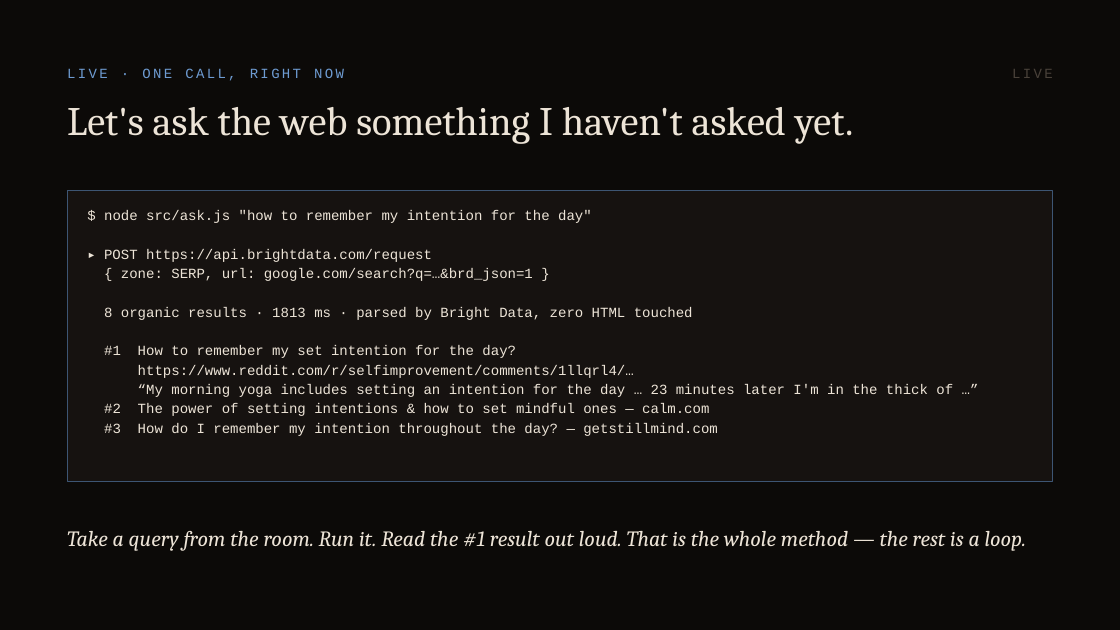
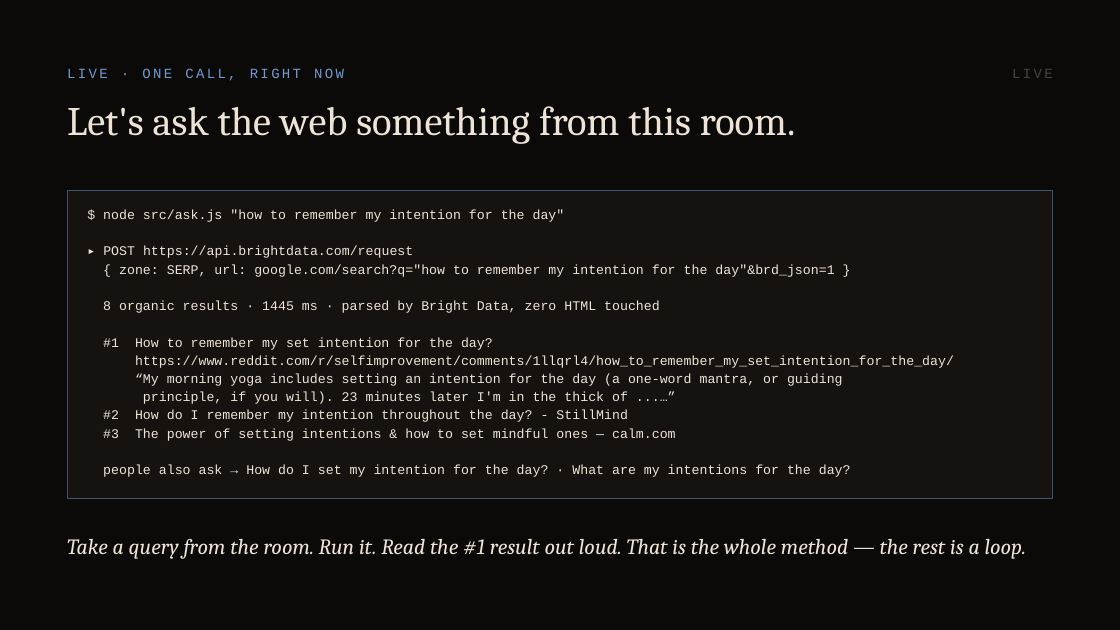
Before and after one commit to kewinzaq1/first-breath, a slide deck: slide 8 of docs/first-breath-how-it-works.pptx. Drawn at 1120x630 pixels with LibreOffice and Linux fonts; fonts in the diff are those of the drawing. Boxes give left, top, right and bottom in pixels: in the first picture for what was removed or moved away, otherwise in the second. Text is boxed around its words. In the diff, an @@ line names an element or a change of style, - is before the commit and + after.

```diff
--- a/docs/first-breath-how-it-works.pptx
+++ b/docs/first-breath-how-it-works.pptx
@@ text at box(67, 106, 795, 144): text changed @@
-Let's ask the web something I haven't asked yet.
+Let's ask the web something from this room.
@@ rectangle: place and size @@
-rectangle at box(67, 190, 1053, 482)
+rectangle at box(67, 190, 1053, 498)
@@ text at box(103, 209, 565, 350): size 9 to 8.5 pt in "$ node src/ask.js "how to remember my ...", "▸ POST https://api.brightdata.com/request", "#1 How to remember my set intention ..." @@
@@ text at box(103, 264, 834, 313): text changed; size 9 to 8.5 pt @@
-{ zone: SERP, url: google.com/search?q=…&brd_json=1 }
-8 organic results · 1813 ms · parsed by Bright Data, zero HTML touched
+{ zone: SERP, url: google.com/search?q="how to remember my intention for the day"&brd_json=1 }
+8 organic results · 1445 ms · parsed by Bright Data, zero HTML touched
@@ text at box(103, 355, 954, 477): text changed; size 9 to 8.5 pt @@
-https://www.reddit.com/r/selfimprovement/comments/1llqrl4/…
-“My morning yoga includes setting an intention for the day … 23 minutes later I'm in the thick of …”
-#2 The power of setting intentions & how to set mindful ones — calm.com
-#3 How do I remember my intention throughout the day? — getstillmind.com
+https://www.reddit.com/r/selfimprovement/comments/1llqrl4/how_to_remember_my_set_intention_for_the_day/
+“My morning yoga includes setting an intention for the day (a one-word mantra, or guiding
+principle, if you will). 23 minutes later I'm in the thick of ...…”
+#2 How do I remember my intention throughout the day? - StillMind
+#3 The power of setting intentions & how to set mindful ones — calm.com
+people also ask → How do I set my intention for the day? · What are my intentions for the day?
@@ text "Take a query from the ...": place and size @@
-text "Take a query from the ..." at box(67, 531, 1027, 551)
+text "Take a query from the ..." at box(67, 539, 1027, 559)
```
Also in this commit, not shown: 8 other slides changed, 1 slide added, 1 slide removed, 14 other files.
